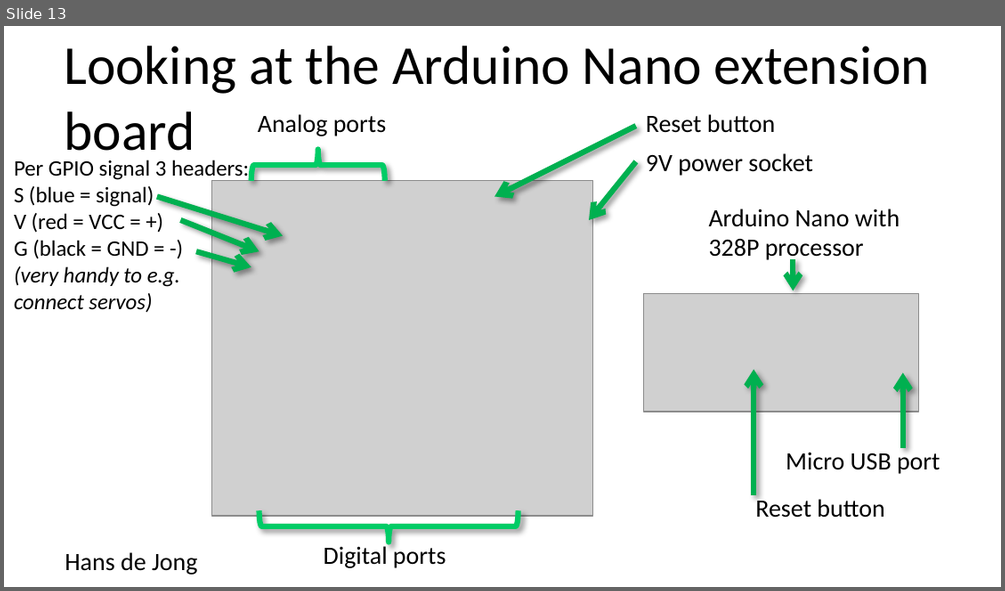
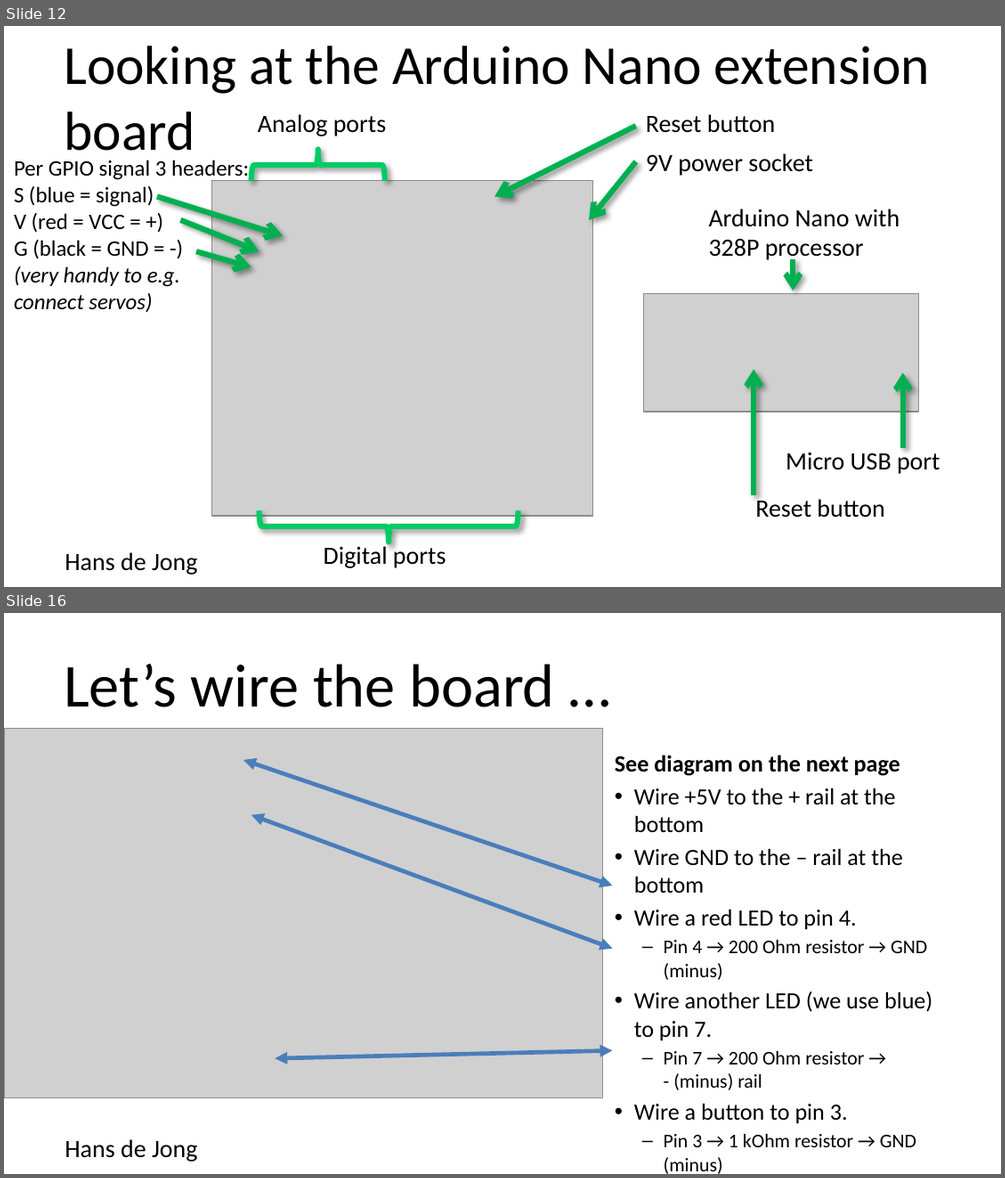
Before and after one commit to hansdejongehv/Weekendschool-PiAndMore, a slide deck: PiAndMore/Part-1--Breadboard/PiAndMore workshop physical computing with Arduino - part 1 - Breadboard v0.1.pptx. Shown one above the other, each under a label of ours: slide 13 before the commit, slides 12 and 16 after it; the slides between them are not shown. The pictures are 1005x591 and 1005x1178 pixels, drawn with LibreOffice and Linux fonts; fonts in the diff are those of the drawing; grey boxes stand for pictures; background and template pictures are left out. Boxes give left, top, right and bottom in pixels: in the first picture for what was removed or moved away, otherwise in the second. Text is boxed around its words. In the diff, an @@ line names an element or a change of style, - is before the commit and + after.

```diff
--- a/PiAndMore/Part-1--Breadboard/PiAndMore workshop physical computing with Arduino - part 1 - Breadboard v0.1.pptx
+++ b/PiAndMore/Part-1--Breadboard/PiAndMore workshop physical computing with Arduino - part 1 - Breadboard v0.1.pptx
@@ slide 16 added at (4,613,1001,1174), background #FFFFFF; not listed: 1 template element that a slide beside it also shows @@
@@ title added at (64,664,555,707), 44 pt, text #000000 @@
+Let’s wire the board …
@@ picture added at (4,729,603,1097) @@
@@ double arrow added from (243, 760) to (612, 885), #4B7EBC 3 pt @@
@@ text added at (615,755,932,1174), 16.8 pt, text #000000 @@
+See diagram on the next page
+• Wire +5V to the + rail at the bottom
+• Wire GND to the – rail at the bottom
+• Wire a red LED to pin 4.
+  – Pin 4 → 200 Ohm resistor → GND (minus)
+• Wire another LED (we use blue) to pin 7.
+  – Pin 7 → 200 Ohm resistor →
+    - (minus) rail
+• Wire a button to pin 3.
+  – Pin 3 → 1 kOhm resistor → GND (minus)
@@ double arrow added from (251, 815) to (612, 948), #4B7EBC 3 pt @@
@@ double arrow added from (275, 1059) to (612, 1051), #4B7EBC 3 pt @@
@@ what was slide 13 is now slide 12 @@
```
Also in this commit, not shown: 9 slides changed, 8 other slides added, 7 slides removed, 3 other files.
